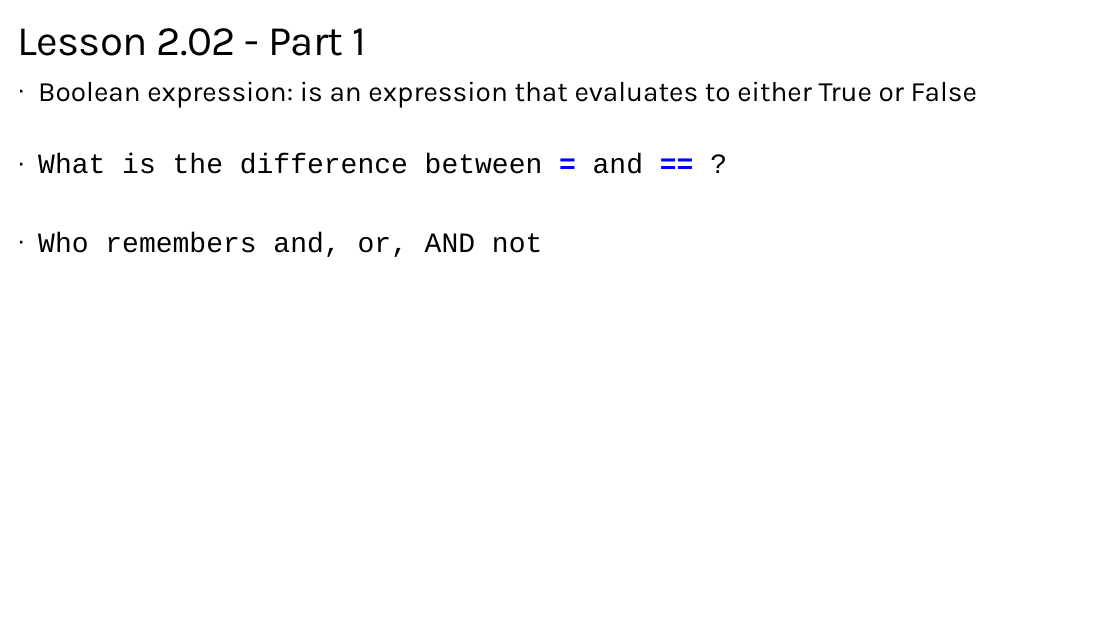
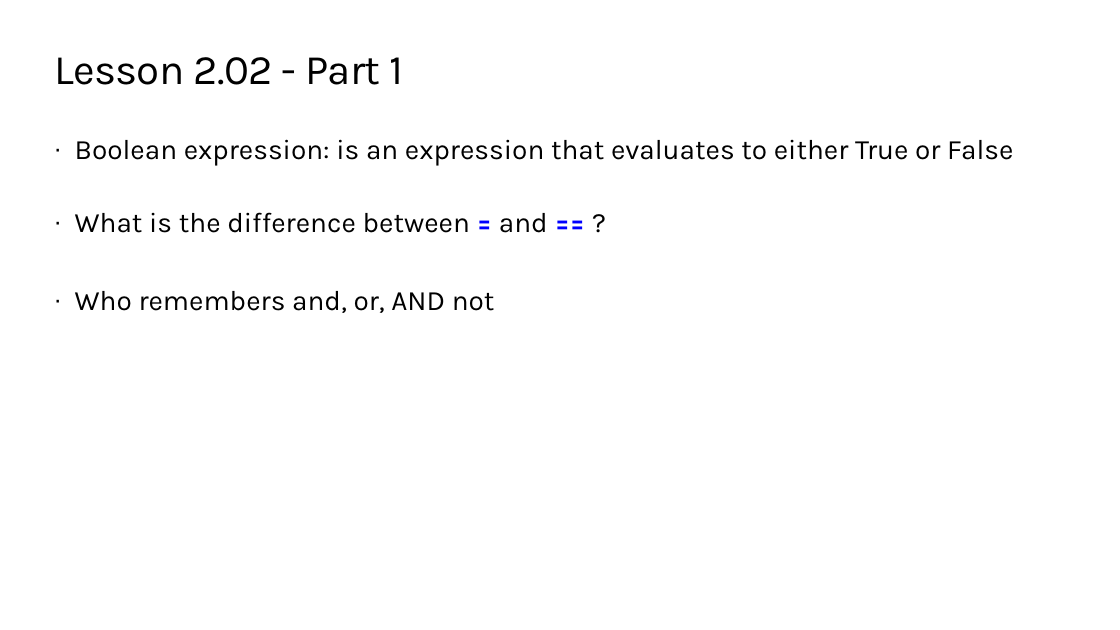
Before and after one commit to TEALSK12/2nd-semester-introduction-to-computer-science, a slide deck: slide 6 of units/2_unit/slidedecks/Intro Python 2.02 TEALS.pptx. Drawn at 1120x630 pixels with LibreOffice and Linux fonts; fonts in the diff are those of the drawing; background and template pictures are left out. Boxes give left, top, right and bottom in pixels: in the first picture for what was removed or moved away, otherwise in the second. Text is boxed around its words. In the diff, an @@ line names an element or a change of style, - is before the commit and + after.

```diff
--- a/units/2_unit/slidedecks/Intro Python 2.02 TEALS.pptx
+++ b/units/2_unit/slidedecks/Intro Python 2.02 TEALS.pptx
@@ title "Lesson 2.02 - Part 1": place and size @@
-title "Lesson 2.02 - Part 1" at (17, 28, 366, 56)
+title "Lesson 2.02 - Part 1" at (54, 57, 403, 85)
@@ text "Boolean expression: is an expression ...": place and size @@
-text "Boolean expression: is an expression ..." at (38, 81, 977, 257)
+text "Boolean expression: is an expression ..." at (75, 139, 1013, 313)
@@ text at (75, 212, 548, 313): font Courier New to Karla in "What is the difference between = and ...", "Who remembers and, or, AND not" @@
```
Also in this commit, not shown: 8 other slides changed, 8 other files.
